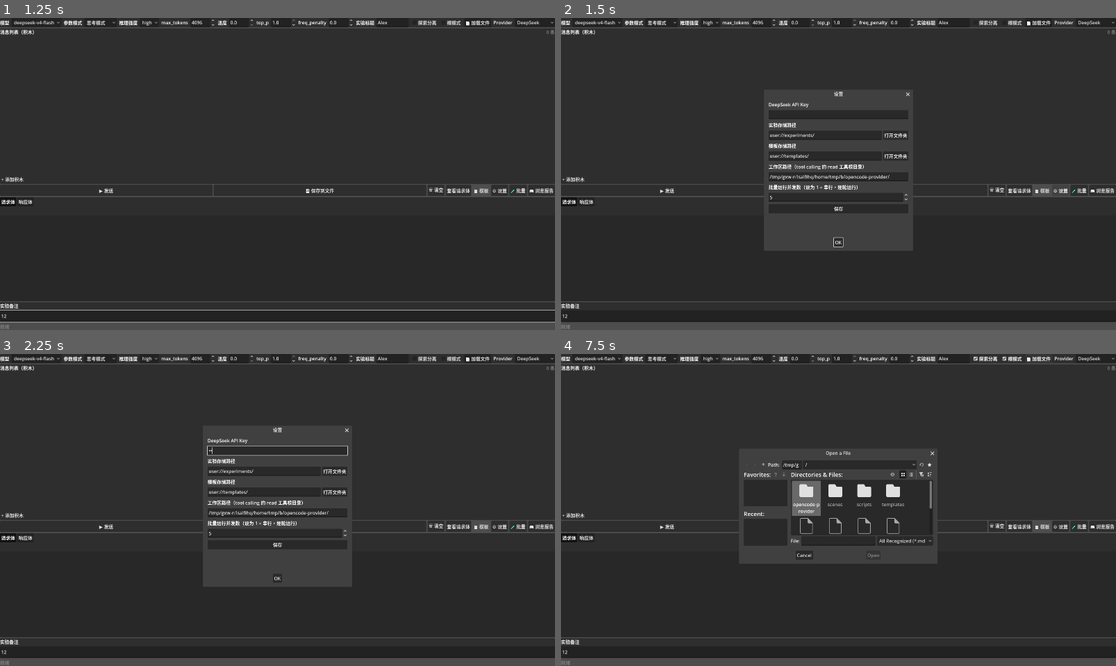
Above: before the commit, frames 1-4 (two rows, left to right).
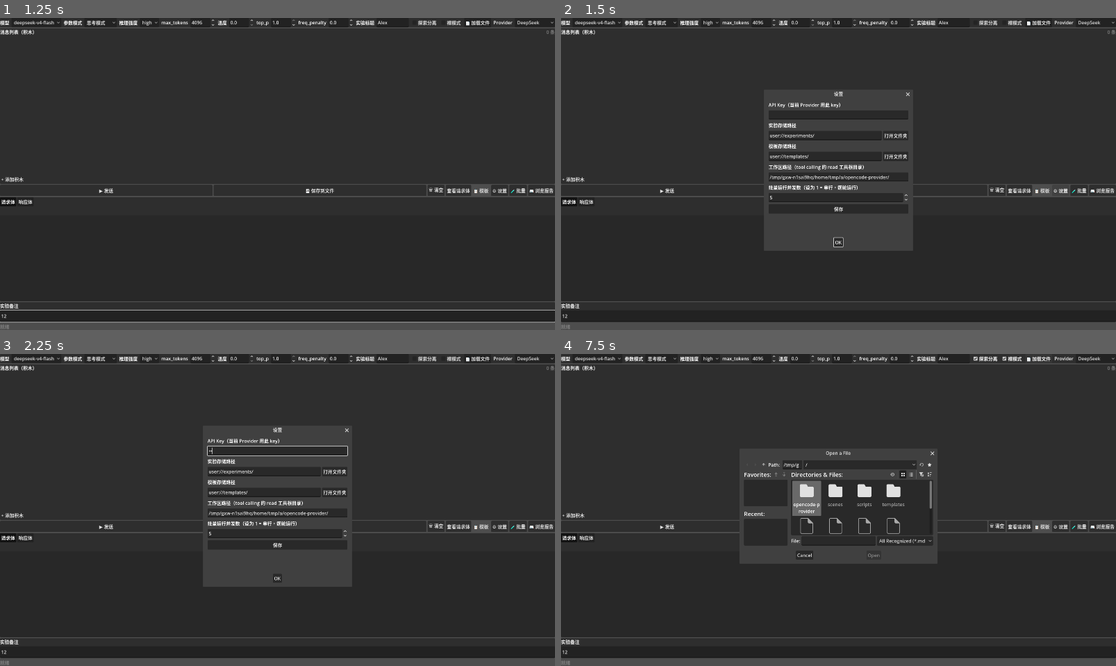
Above: after the commit, the same moments.

Repository: fkyah3/experiment-console
Game: Godot game, scene res://scenes/ExperimentPanel.tscn
Two runs of this game, one before a commit and one after it. Both use one fixed random seed, a clock stepped at 60 frames per second and the inputs below.
Inputs (mouse positions are in pixels of both pictures, inside the frame that each line leads up to):
- Up to frame 1 (1.25 s): click (394, 21) at 0.52 s; type "Alex" at 0.6 s; click (277, 317) at 0.75 s; type "12" at 0.83 s
- Up to frame 2 (1.5 s): click "⚙ 设置" at 1.25 s
- Up to frame 3 (2.25 s): click (277, 450) at 2.02 s; type "12" at 2.1 s
- Up to frame 4 (7.5 s): click "OK" at 2.75 s; click "deepseek-v4-flash" at 3.5 s; click "思考模式" at 4.25 s; click "high" at 5 s; click "探索分离" at 5.75 s; click "裸模式" at 6.5 s; click "📄 加载文件" at 7.25 s

Frame 1 is identical in both runs. In frame 2, 0.8% of the frame differs, in the area x 37-63%, y 27-63%; in frame 3, 0.9%; in frame 4, 0.4%.

Commit message:
fix: Provider 切换自动填 key + 设置标签修正
1. Provider 下拉切到 OpenCode Go 时自动填入 key（如果当前为空或不是 opencode key）
2. 设置对话框标签改为 'API Key（当前 Provider 用此 key）'
3. 设置保存后刷新 batch_runner 的 key

Diff:
--- a/scripts/ExperimentPanel.gd
+++ b/scripts/ExperimentPanel.gd
@@ -175,6 +175,10 @@
 			_provider = "opencode_go"
 			_provider_host = "opencode.ai"
 			_provider_path = "/zen/go/v1/chat/completions"
+			if _config.api_key.is_empty() or _config.api_key.find("sk-55") == -1:
+				_config.api_key = "sk-55JdmCnzVac6JlUCFFRChiZXHPzCk9tUOJr4uFlsLyrBU4S04WHggjQpL7LPrhEE"
+				api_key = _config.api_key
+				_batch_runner.setup(self, api_key)
 		_config.api_host = _provider_host
 		_config.api_path = _provider_path
 		_config.save_config()
@@ -1137,7 +1141,7 @@
 	vbox.add_theme_constant_override("separation", 8)
 
 	var key_label := Label.new()
-	key_label.text = "DeepSeek API Key"
+	key_label.text = "API Key（当前 Provider 用此 key）"
 	vbox.add_child(key_label)
 	var key_input := LineEdit.new()
 	key_input.text = _config.api_key
@@ -1204,6 +1208,7 @@
 		_config.batch_concurrency = int(bc_input.value)
 		_config.save_config()
 		api_key = _config.api_key
+		_batch_runner.setup(self, api_key)
 		_store = ExperimentStore.new(_config.experiments_path, _config.templates_path)
 		_populate_template_menu()
 		dialog.queue_free()
